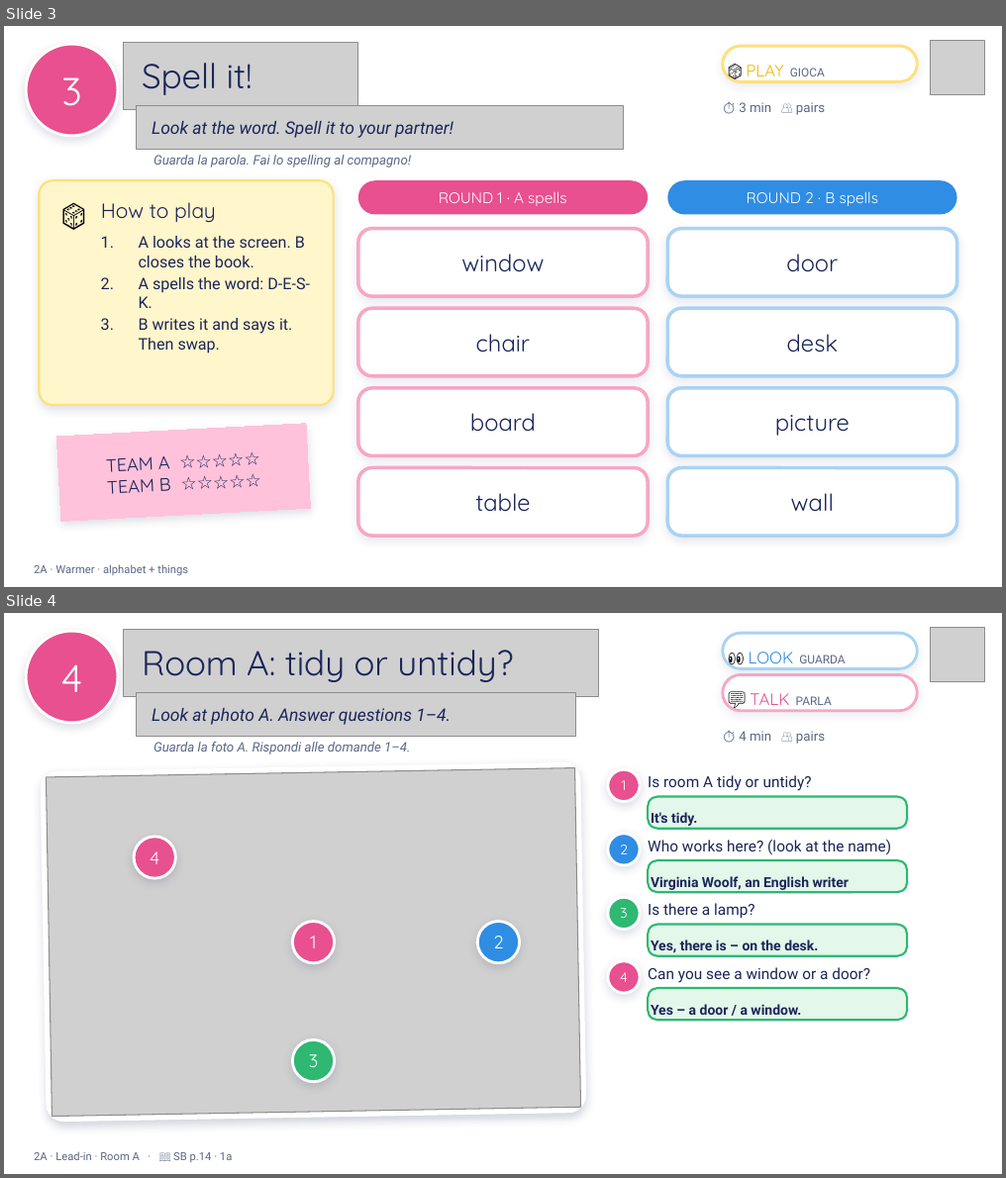
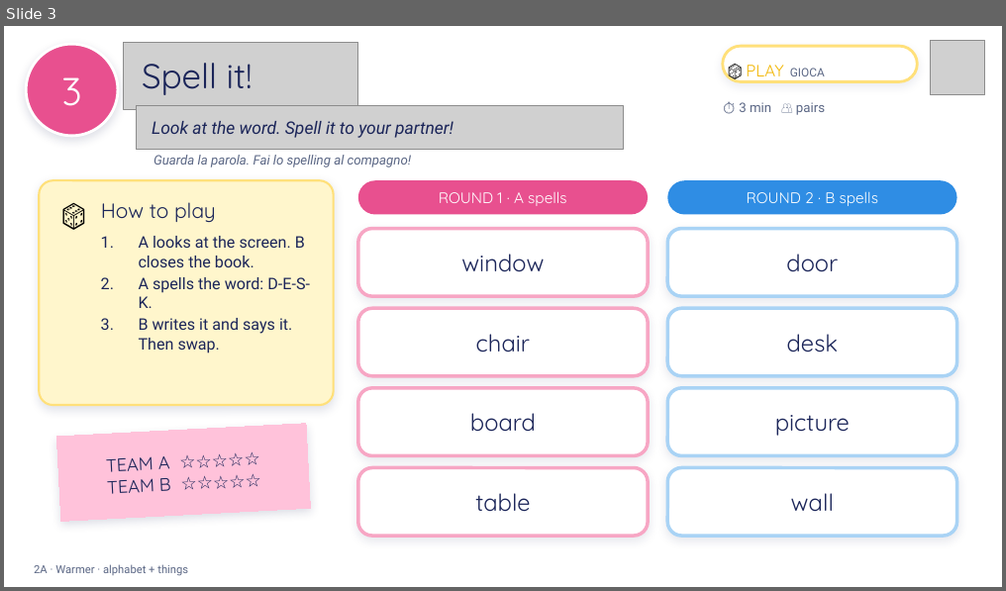
Before and after one commit to londonlanguageschool/Bagheria-, a slide deck: materials/EFE/EFE_2A_Tidy_or_untidy.pptx. Shown one above the other, each under a label of ours: slides 3 and 4 before the commit, slide 3 after it. The pictures are 1006x1178 and 1006x591 pixels, drawn with LibreOffice and Linux fonts; fonts in the diff are those of the drawing; grey boxes stand for pictures; background and template pictures are left out. Boxes give left, top, right and bottom in pixels: in the first picture for what was removed or moved away, otherwise in the second. Text is boxed around its words. In the diff, an @@ line names an element or a change of style, - is before the commit and + after.

```diff
--- a/materials/EFE/EFE_2A_Tidy_or_untidy.pptx
+++ b/materials/EFE/EFE_2A_Tidy_or_untidy.pptx
@@ slide 4 removed at [4, 613, 1002, 1174], background picture (left out) @@
@@ ellipse removed at [26, 631, 118, 723] @@
-4
@@ picture removed at [124, 629, 599, 697] @@
@@ rounded rectangle removed at [723, 633, 917, 668] @@
-👀 LOOK GUARDA
@@ picture removed at [930, 627, 985, 682] @@
@@ text removed at [142, 650, 513, 682] @@
-Room A: tidy or untidy?
@@ picture removed at [136, 693, 576, 737] @@
@@ rounded rectangle removed at [723, 674, 917, 711] @@
-💬 TALK PARLA
@@ text removed at [152, 708, 450, 725] @@
-Look at photo A. Answer questions 1–4.
@@ text removed at [739, 731, 825, 744] @@
-⏱ 4 min 👥 pairs
@@ text removed at [153, 742, 410, 755] @@
-Guarda la foto A. Rispondi alle domande 1–4.
@@ rounded rectangle removed at [41, 763, 586, 1122] @@
@@ picture removed at [46, 768, 581, 1117] @@
@@ ellipse removed at [608, 769, 640, 802] @@
-1
@@ text removed at [648, 775, 812, 791] @@
-Is room A tidy or untidy?
@@ rounded rectangle removed at [648, 796, 907, 829] @@
-It's tidy.
@@ ellipse removed at [134, 837, 175, 878] @@
-4
@@ ellipse removed at [608, 834, 640, 865] @@
-2
@@ text removed at [648, 840, 891, 856] @@
-Who works here? (look at the name)
@@ rounded rectangle removed at [648, 861, 907, 892] @@
-Virginia Woolf, an English writer
@@ ellipse removed at [608, 897, 640, 930] @@
-3
@@ text removed at [648, 903, 755, 918] @@
-Is there a lamp?
@@ ellipse removed at [292, 921, 335, 963] @@
-1
@@ ellipse removed at [478, 921, 520, 963] @@
-2
@@ rounded rectangle removed at [648, 924, 907, 957] @@
-Yes, there is – on the desk.
@@ ellipse removed at [608, 961, 640, 993] @@
-4
@@ text removed at [648, 967, 870, 983] @@
-Can you see a window or a door?
@@ rounded rectangle removed at [648, 988, 907, 1020] @@
-Yes – a door / a window.
@@ ellipse removed at [292, 1040, 335, 1082] @@
-3
@@ text removed at [34, 1152, 232, 1162] @@
-2A · Lead-in · Room A · 📖 SB p.14 · 1a
```
Also in this commit, not shown: 7 slides changed, 3 slides added, 1 other file.
